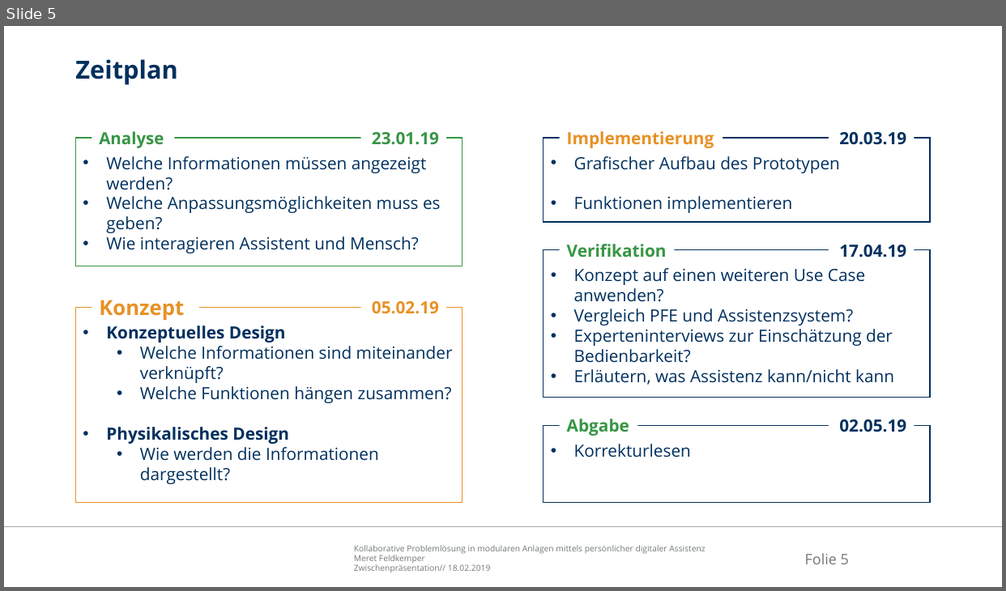
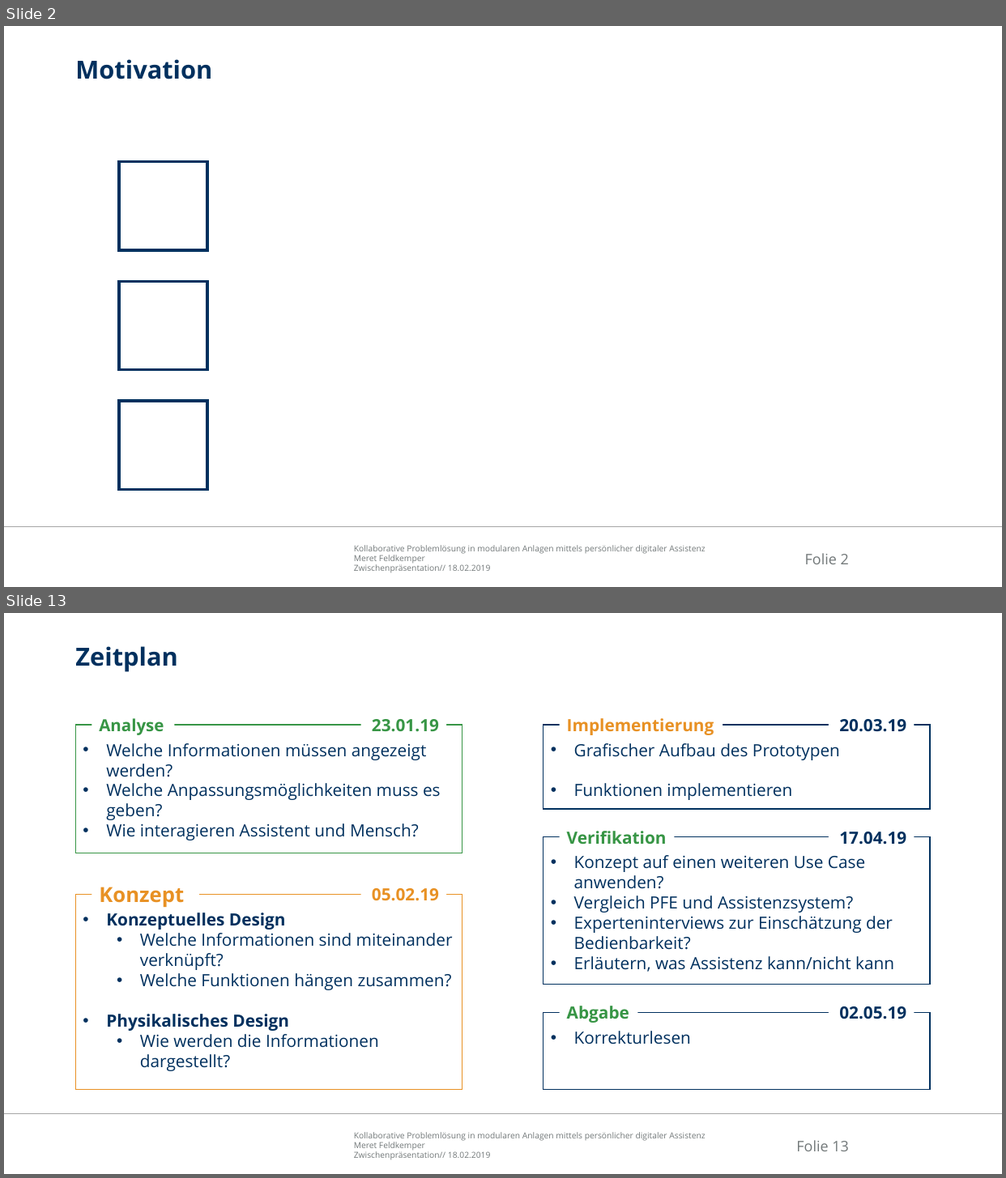
Before and after one commit to Ral3007/Diplomarbeit, a slide deck: Dokumente/Präsentationen/2019-04-29_DA_Feldkemper_Probeverteidigung.pptx. Shown one above the other, each under a label of ours: slide 5 before the commit, slides 2 and 13 after it; the slides between them are not shown. The pictures are 1006x591 and 1006x1178 pixels, drawn with LibreOffice and Linux fonts; fonts in the diff are those of the drawing; background and template pictures are left out. Boxes give left, top, right and bottom in pixels: in the first picture for what was removed or moved away, otherwise in the second. Text is boxed around its words. In the diff, an @@ line names an element or a change of style, - is before the commit and + after.

```diff
--- a/Dokumente/Präsentationen/2019-04-29_DA_Feldkemper_Probeverteidigung.pptx
+++ b/Dokumente/Präsentationen/2019-04-29_DA_Feldkemper_Probeverteidigung.pptx
@@ slide 2 added at [4, 26, 1002, 587], background #FFFFFF; not listed: 3 template elements that a slide beside it also shows @@
@@ title added at [75, 59, 212, 79], 24 pt, text #00305E, bold @@
+Motivation
@@ rectangle added at [118, 161, 206, 250], fill #FFFFFF, outline #00305E 3 pt @@
@@ rectangle added at [118, 281, 206, 369], fill #FFFFFF, outline #00305E 3 pt @@
@@ rectangle added at [118, 402, 206, 490], fill #FFFFFF, outline #00305E 3 pt @@
@@ what was slide 5 is now slide 13 @@
@@ page number at [796, 1140, 849, 1152]: text changed @@
-Folie 5
+Folie 13
```
Also in this commit, not shown: 1 slide changed, 9 other slides added, 1 other file.
